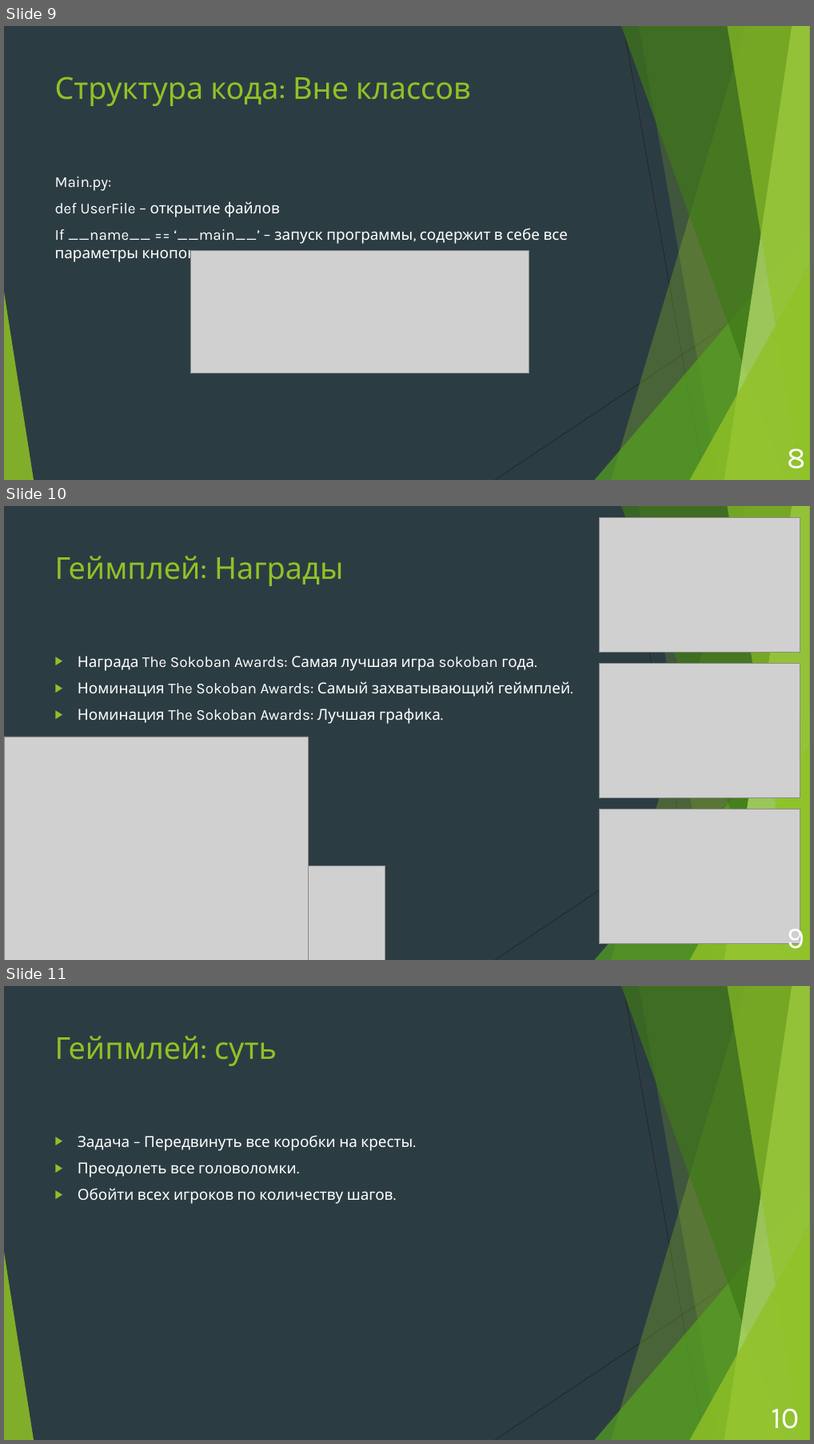
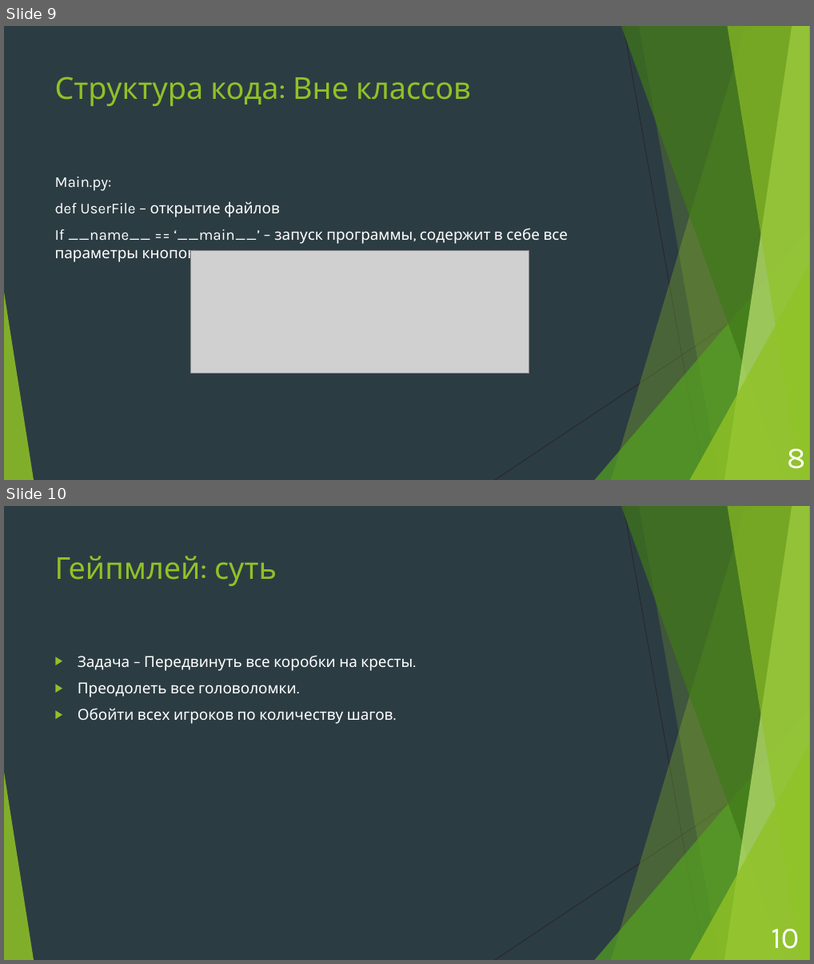
Before and after one commit to andrei-229/sokoban, a slide deck: Проект «Sokoban™».pptx. Shown one above the other, each under a label of ours: slides 9, 10 and 11 before the commit, slides 9 and 10 after it. The pictures are 814x1444 and 814x964 pixels, drawn with LibreOffice and Linux fonts; fonts in the diff are those of the drawing; grey boxes stand for pictures. Boxes give left, top, right and bottom in pixels: in the first picture for what was removed or moved away, otherwise in the second. Text is boxed around its words. In the diff, an @@ line names an element or a change of style, - is before the commit and + after.

```diff
--- a/Проект «Sokoban™».pptx
+++ b/Проект «Sokoban™».pptx
@@ slide 10 removed at [4, 506, 810, 960], background #2C3C43; not listed: 10 template elements that a slide beside it also shows @@
@@ picture removed at [599, 517, 800, 652] @@
@@ title removed at [55, 556, 343, 586] @@
-Геймплей: Награды
@@ text removed at [78, 656, 570, 724] @@
-▶ Награда The Sokoban Awards: Самая лучшая игра sokoban года.
-▶ Номинация The Sokoban Awards: Самый захватывающий геймплей.
-▶ Номинация The Sokoban Awards: Лучшая графика.
@@ picture removed at [599, 664, 800, 797] @@
@@ picture removed at [4, 736, 308, 960] @@
@@ picture removed at [599, 809, 800, 944] @@
@@ picture removed at [308, 865, 386, 960] @@
@@ text removed at [787, 920, 805, 956] @@
-9
@@ what was slide 11 is now slide 10 @@
```
Also in this commit, not shown: 1 slide changed.
